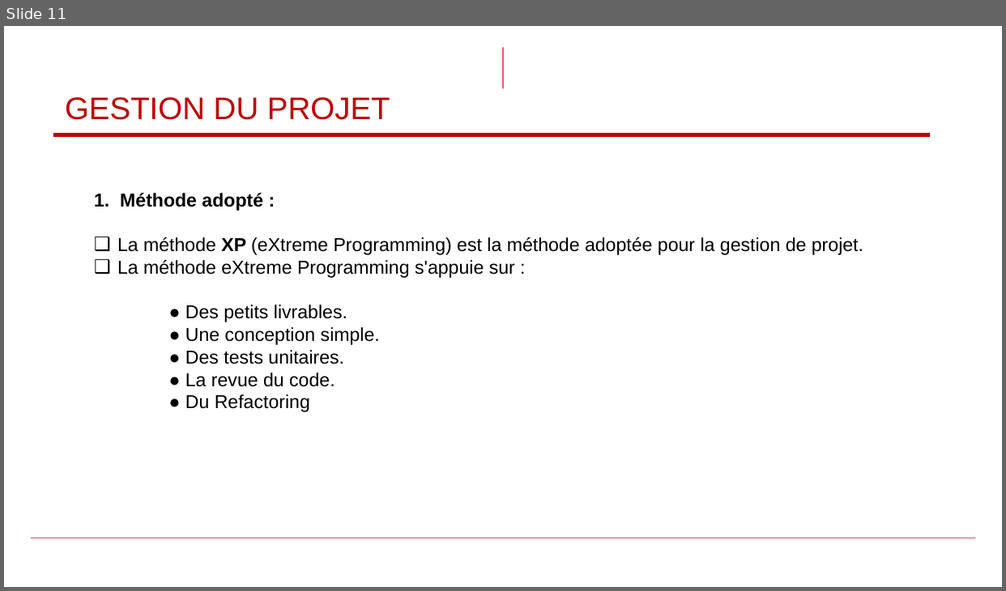
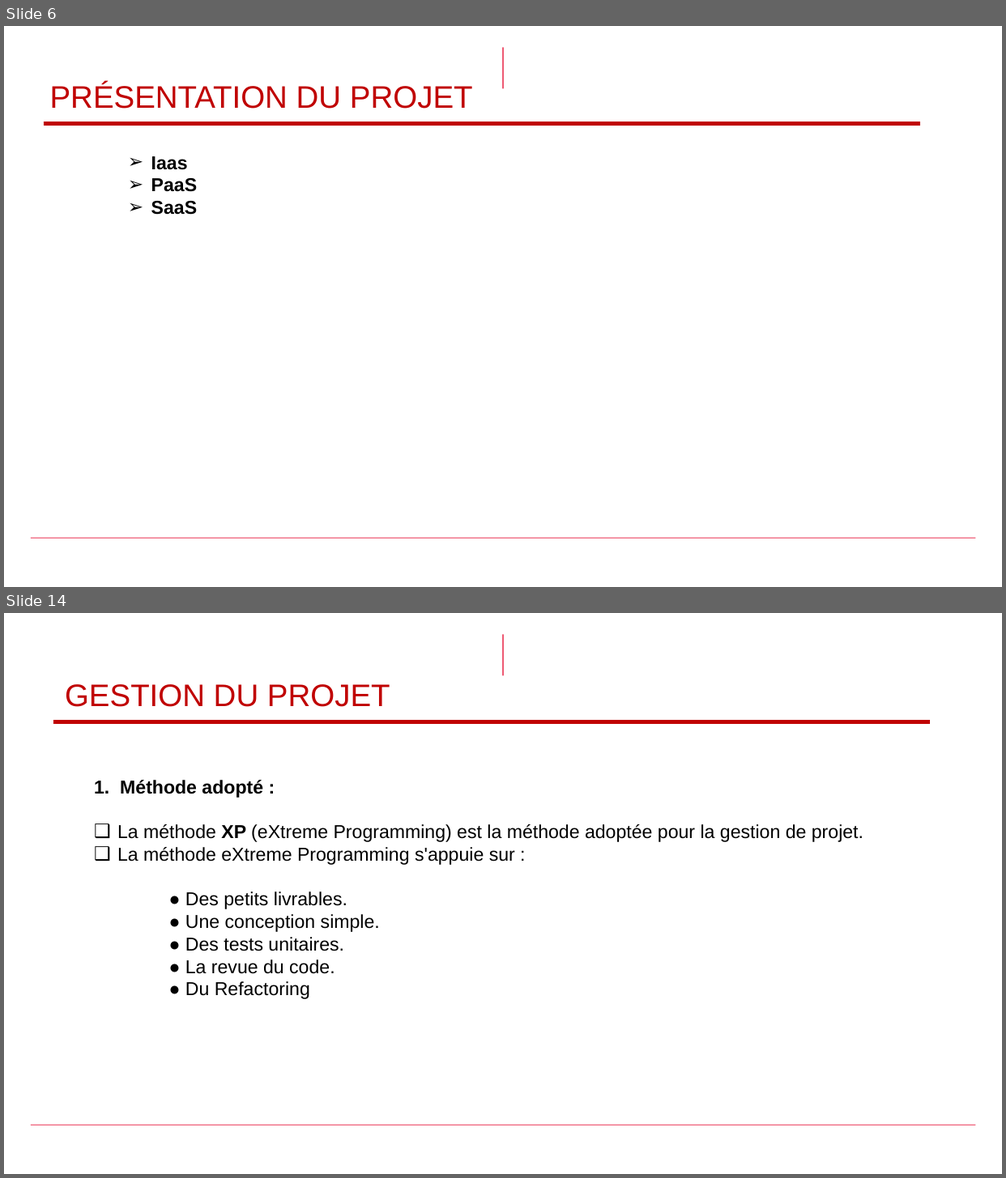
Before and after one commit to zwdOr20/PFE, a slide deck: first_presentation_1.1.pptx. Shown one above the other, each under a label of ours: slide 11 before the commit, slides 6 and 14 after it; the slides between them are not shown. The pictures are 1006x591 and 1006x1178 pixels, drawn with LibreOffice and Linux fonts; fonts in the diff are those of the drawing; background and template pictures are left out. Boxes give left, top, right and bottom in pixels: in the first picture for what was removed or moved away, otherwise in the second. Text is boxed around its words. In the diff, an @@ line names an element or a change of style, - is before the commit and + after.

```diff
--- a/first_presentation_1.1.pptx
+++ b/first_presentation_1.1.pptx
@@ slide 6 added at [4, 26, 1002, 587], background #FFFFFF; not listed: 2 template elements that a slide beside it also shows @@
@@ title added at [50, 83, 473, 109], 30 pt, text #C00000 @@
+PRÉSENTATION DU PROJET
@@ line added from (44, 124) to (920, 124), #C00000 3.5 pt @@
@@ text added at [151, 156, 197, 215], 18 pt, text #000000, bold @@
+  ➢ Iaas
+  ➢ PaaS
+  ➢ SaaS
@@ what was slide 11 is now slide 14 @@
```
Also in this commit, not shown: 8 slides changed, 7 other slides added, 4 slides removed, 15 other files.
